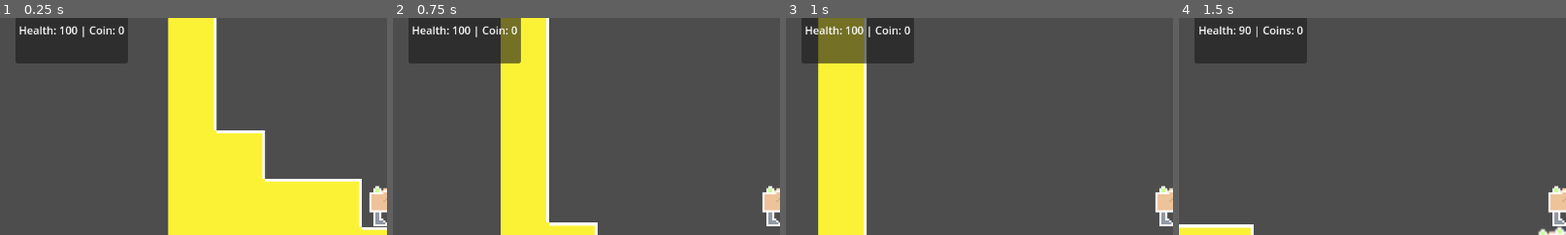
Above: before the commit, frames 1-4 (left to right).
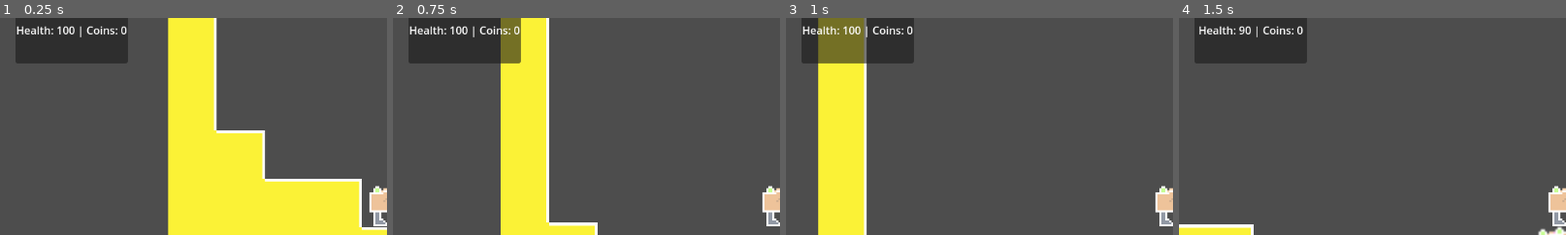
Above: after the commit, the same moments.

Repository: ShardHero/Main
Game: Godot game, scene res://scenes/level1.tscn
Two runs of this game, one before a commit and one after it. Both use one fixed random seed, a clock stepped at 60 frames per second and the inputs below.
Inputs:
- Up to frame 1 (0.25 s): no input
- Up to frame 2 (0.75 s): tap Enter (ui_accept) at 0.5 s; hold Right (ui_right) from 0.53 s (still down)
- Up to frame 3 (1 s): keep holding Right (ui_right); tap Enter (ui_accept) at 0.77 s
- Up to frame 4 (1.5 s): keep holding Right (ui_right)
The pictures show only the part of the screen within x 0-50%, y 8-58%; the shares and areas given below are measured in that part.

The runs differ from the first frame. In frame 1, 0.8% of the frame differs, in the area x 4-33%, y 3-9%; in frame 2, 0.8%; in frame 3, 0.8%; in frame 4, nothing differs.

Commit message:
Global variables - variables persist across levels
Update global.gd to have the variables instead of the game_manager script, so the variables are Global now. The variables will now persist throughout all the scenes/levels. Update the game_manager.gd and var_label.gd to use the global variables, removing unnecessary functions.

Diff:
--- a/scenes/game_manager.gd
+++ b/scenes/game_manager.gd
@@ -3,17 +3,15 @@
 @onready var main_char = %"main_character"
 @onready var var_label: Label = %VarLabel
 
-var hp = 100
 var can_take_damage = true  # Prevent multiple damage hits
-var coins = 0
 
 func char_lose_hp():
 	if can_take_damage:
-		hp -= 10
-		var_label.set_hp(hp)  # Call the function from the label script
+		Global.hp -= 10
+		var_label.update_label()  # Refresh label
 		can_take_damage = false  # Start cooldown to prevent more damage
 		damage_timer.start()  # Start cooldown timer
-		if hp <= 0:
+		if Global.hp <= 0:
 			main_char.queue_free()
 
 
@@ -21,5 +19,5 @@
 	can_take_damage = true
 
 func add_coin():
-	coins += 1
-	var_label.set_hp(hp)  # Call the function from the label script
+	Global.coins += 1
+	var_label.update_label()
--- a/scenes/global.gd
+++ b/scenes/global.gd
@@ -1,6 +1,8 @@
 extends Node
 
 var spawn_position = Vector2(2,-1)
+var hp = 100
+var coins = 0
 
 func update_position(new_position):
 	spawn_position = new_position
--- a/scenes/level1.tscn
+++ b/scenes/level1.tscn
@@ -100,7 +100,7 @@
 offset_right = -9.0
 grow_horizontal = 2
 grow_vertical = 2
-text = "Health: 100 | Coin: 0"
+text = "Health: 100 | Coins: 0"
 horizontal_alignment = 1
 vertical_alignment = 1
 script = ExtResource("5_n4afu")
--- a/scenes/var_label.gd
+++ b/scenes/var_label.gd
@@ -1,15 +1,4 @@
 extends Label
 
-var hp = 100
-var coins = 0
-
 func update_label(): #update label with current state of variables
-	text = "Health: " + str(hp) + " | Coins: " + str(coins)
-
-func set_hp(value):
-	hp = value
-	update_label()
-
-func set_coins(value):
-	coins = value
-	update_label()
+	text = "Health: " + str(Global.hp) + " | Coins: " + str(Global.coins)
Not shown: 1 places in scenes/global.tscn that only renumber resources
